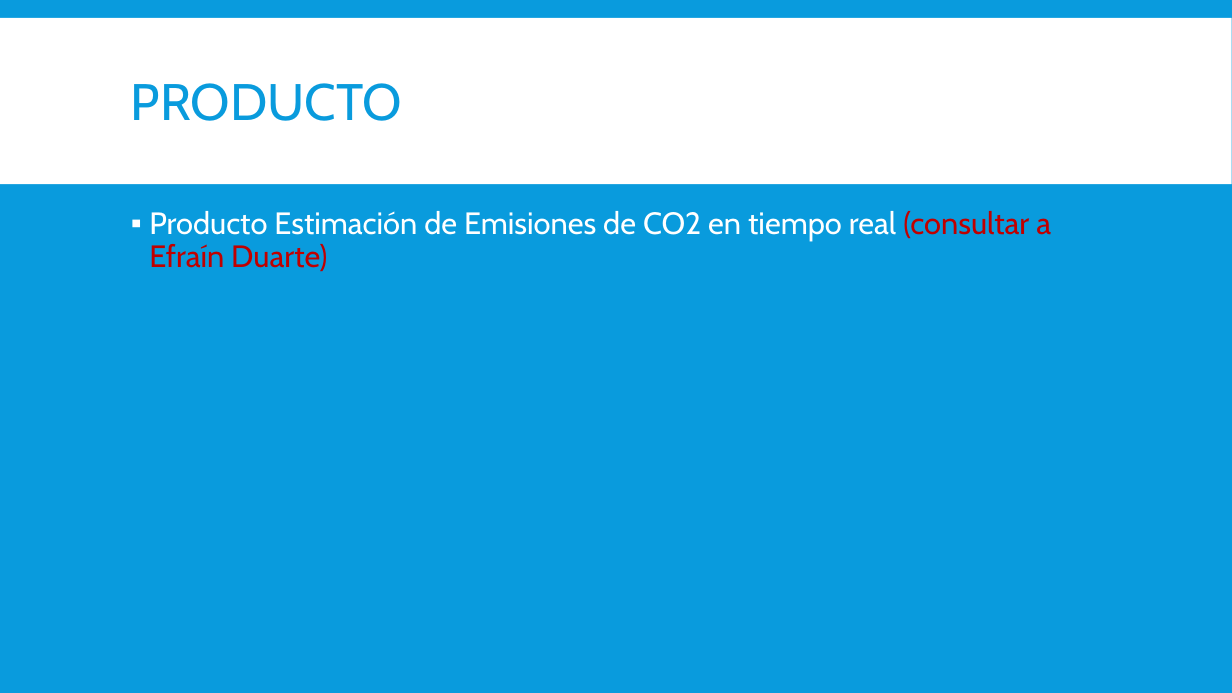
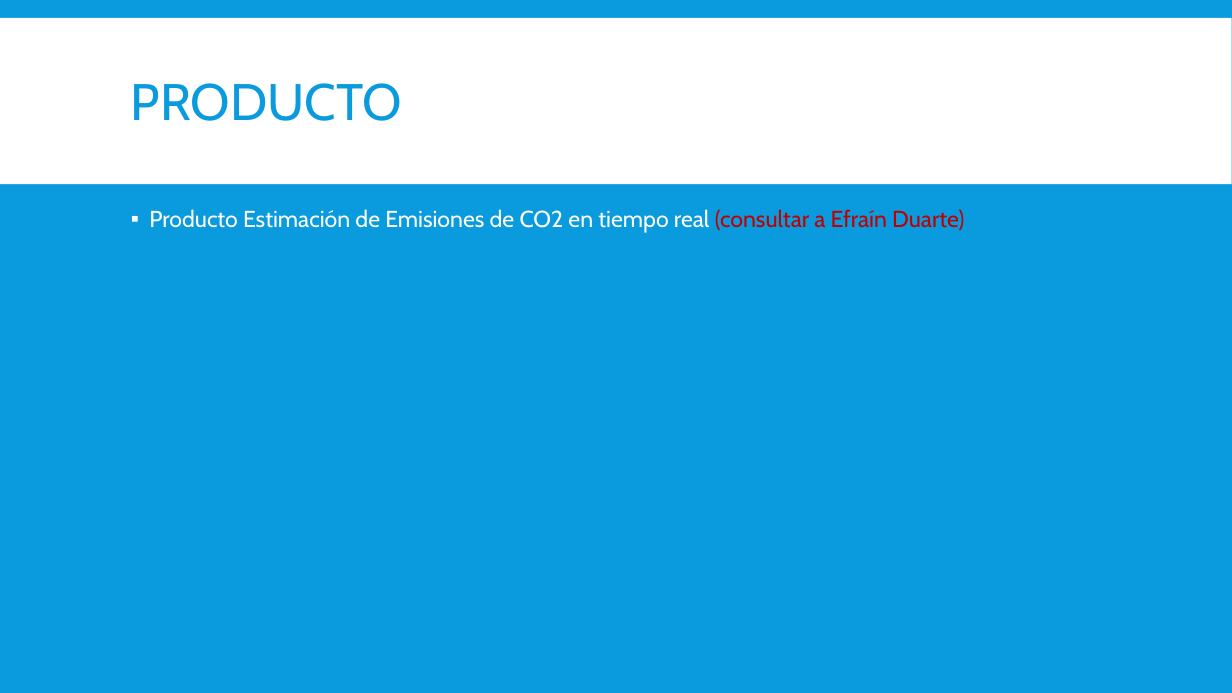
Before and after one commit to Sud-Austral/DATA-ICC, a slide deck: slide 5 of DATA CLIMA CREACION DE PRODUCTOS.pptx (slide 6 before the commit). Drawn at 1232x693 pixels with LibreOffice and Linux fonts; fonts in the diff are those of the drawing. Boxes give left, top, right and bottom in pixels: in the first picture for what was removed or moved away, otherwise in the second. Text is boxed around its words. In the diff, an @@ line names an element or a change of style, - is before the commit and + after.

```diff
--- a/DATA CLIMA CREACION DE PRODUCTOS.pptx
+++ b/DATA CLIMA CREACION DE PRODUCTOS.pptx
@@ text "Producto Estimación de Emisiones de ..." at box(149, 209, 964, 233): size 24 to 18 pt @@
```
Also in this commit, not shown: 2 other slides changed, 1 slide added, 2 slides removed, 40 other files.
